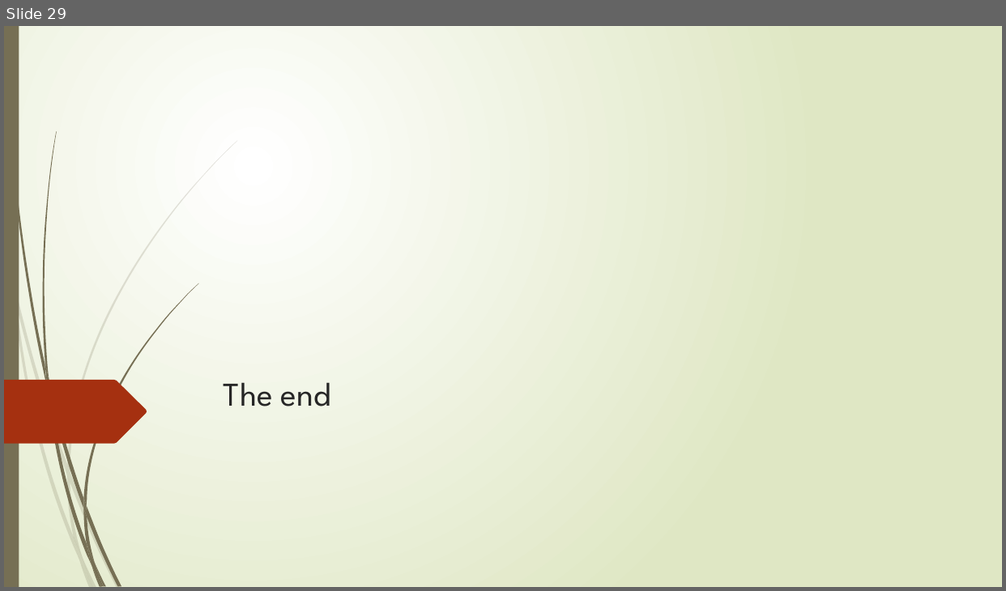
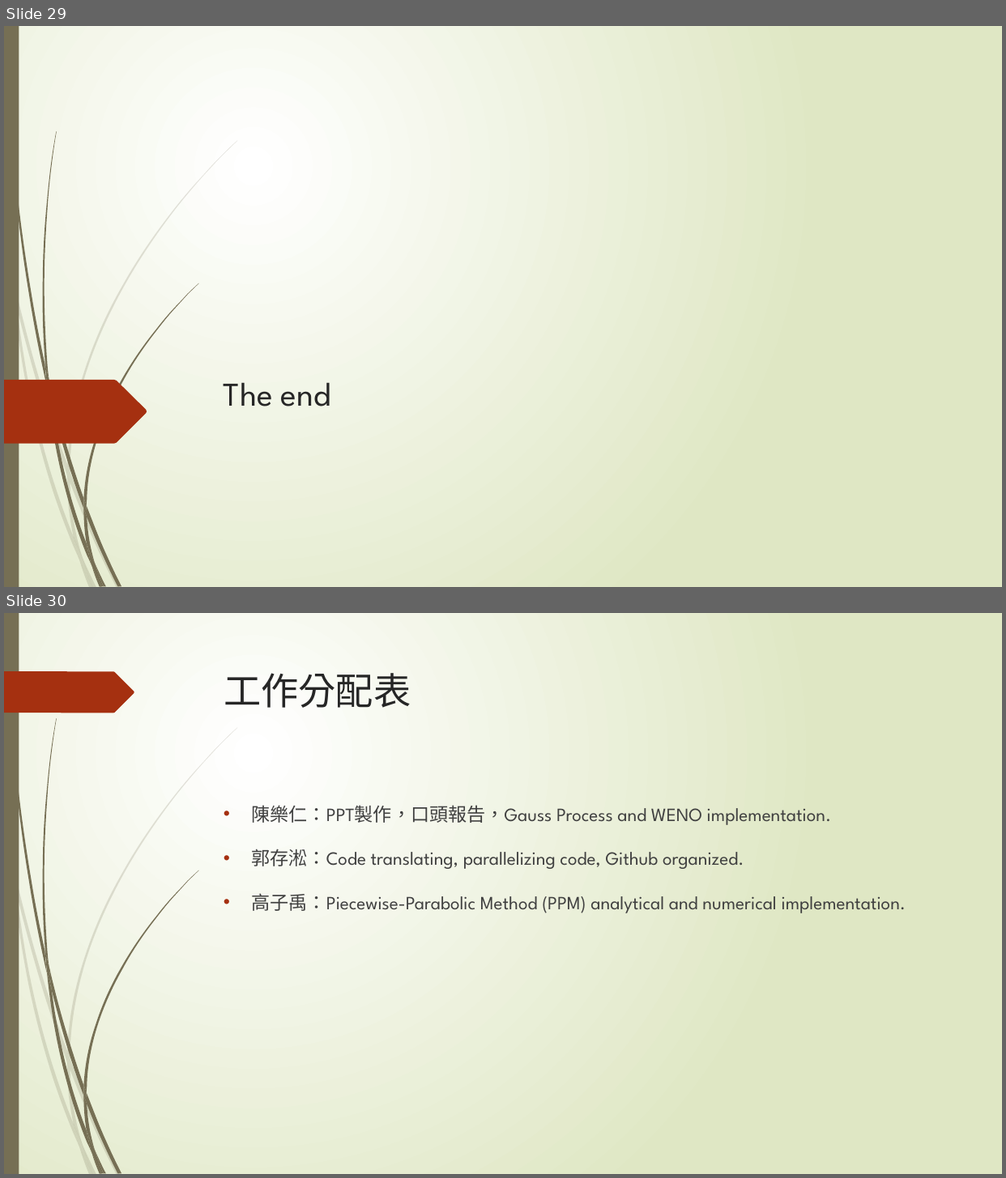
Before and after one commit to TsunSungKuo/ComputAstroPhys_GroupReport, a slide deck: ca_team_project.pptx. Shown one above the other, each under a label of ours: slide 29 before the commit, slides 29 and 30 after it. The pictures are 1006x591 and 1006x1178 pixels, drawn with LibreOffice and Linux fonts; fonts in the diff are those of the drawing. Boxes give left, top, right and bottom in pixels: in the first picture for what was removed or moved away, otherwise in the second. Text is boxed around its words. In the diff, an @@ line names an element or a change of style, - is before the commit and + after.

```diff
--- a/ca_team_project.pptx
+++ b/ca_team_project.pptx
@@ slide 30 added at bbox=[4, 613, 1002, 1174], background gradient #FFFFFF to #DFE8C4; not listed: 23 template elements that a slide beside it also shows @@
@@ freeform shape added at bbox=[4, 671, 134, 713], fill #A53010 @@
@@ title added at bbox=[224, 673, 411, 708], 36 pt, text #262626 @@
+工作分配表
@@ text added at bbox=[252, 805, 906, 914], 18 pt, text #404040 @@
+• 陳樂仁：PPT製作，口頭報告，Gauss Process and WENO implementation.
+• 郭存淞：Code translating, parallelizing code, Github organized.
+• 高子禹：Piecewise-Parabolic Method (PPM) analytical and numerical implementation.
```
Also in this commit, not shown: 1 slide changed, 4 other slides added, 1 slide removed.
